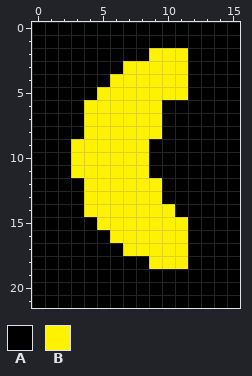
One commit to this pixel-art sprite: Wearable/src/main/res/drawable/moon.png. This is how it looked before the edit.
The file is 16x22 pixels.
Palette (. is transparent): A #000000  B #fff200
Pixels before, first column x 0:
 0 AAAAAAAAAAAAAAAA
 1 AAAAAAAAAAAAAAAA
 2 AAAAAAAAABBBAAAA
 3 AAAAAAABBBBBAAAA
 4 AAAAAABBBBBBAAAA
 5 AAAAABBBBBBBAAAA
 6 AAAABBBBBBAAAAAA
 7 AAAABBBBBBAAAAAA
 8 AAAABBBBBBAAAAAA
 9 AAABBBBBBAAAAAAA
10 AAABBBBBBAAAAAAA
11 AAABBBBBBAAAAAAA
12 AAAABBBBBBAAAAAA
13 AAAABBBBBBAAAAAA
14 AAAABBBBBBBAAAAA
15 AAAAABBBBBBBAAAA
16 AAAAAABBBBBBAAAA
17 AAAAAAABBBBBAAAA
18 AAAAAAAAABBBAAAA
19 AAAAAAAAAAAAAAAA
20 AAAAAAAAAAAAAAAA
21 AAAAAAAAAAAAAAAA
The result:
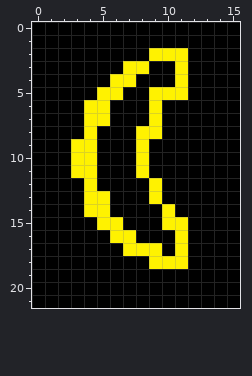
Difference:
y 3: x 9..10 BB -> AA
y 4: x 8..10 BBB -> AAA
y 5: x 7..8 BB -> AA
y 6..7: x 6..8 BBB -> AAA
y 8..11: x 5..7 BBB -> AAA
y 12: x 5..8 BBBB -> AAAA
y 13: x 6..8 BBB -> AAA
y 14: x 6..9 BBBB -> AAAA
y 15: x 7..9 BBB -> AAA
y 16: x 8..10 BBB -> AAA
y 17: x 10 B -> A
